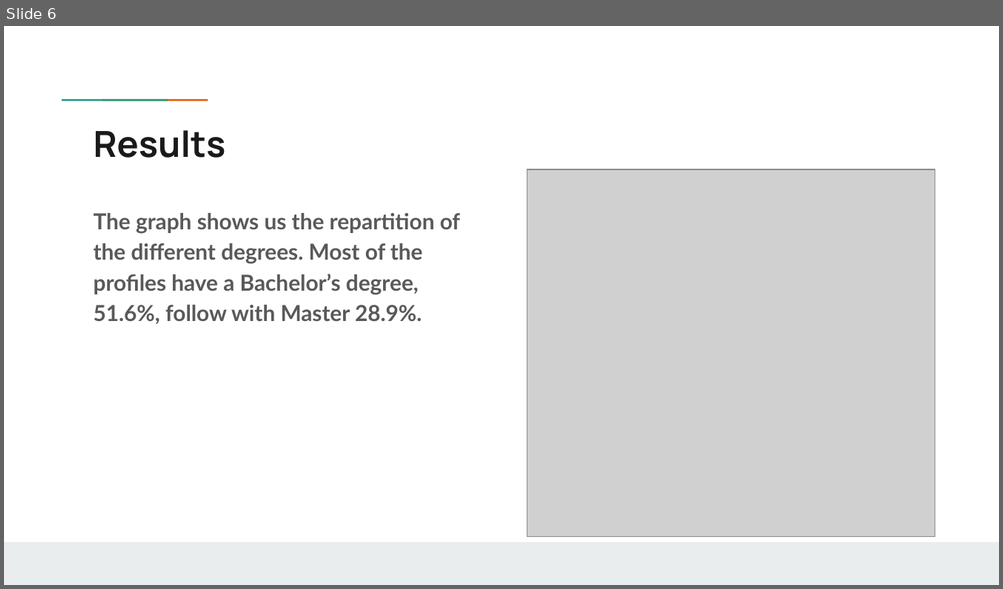
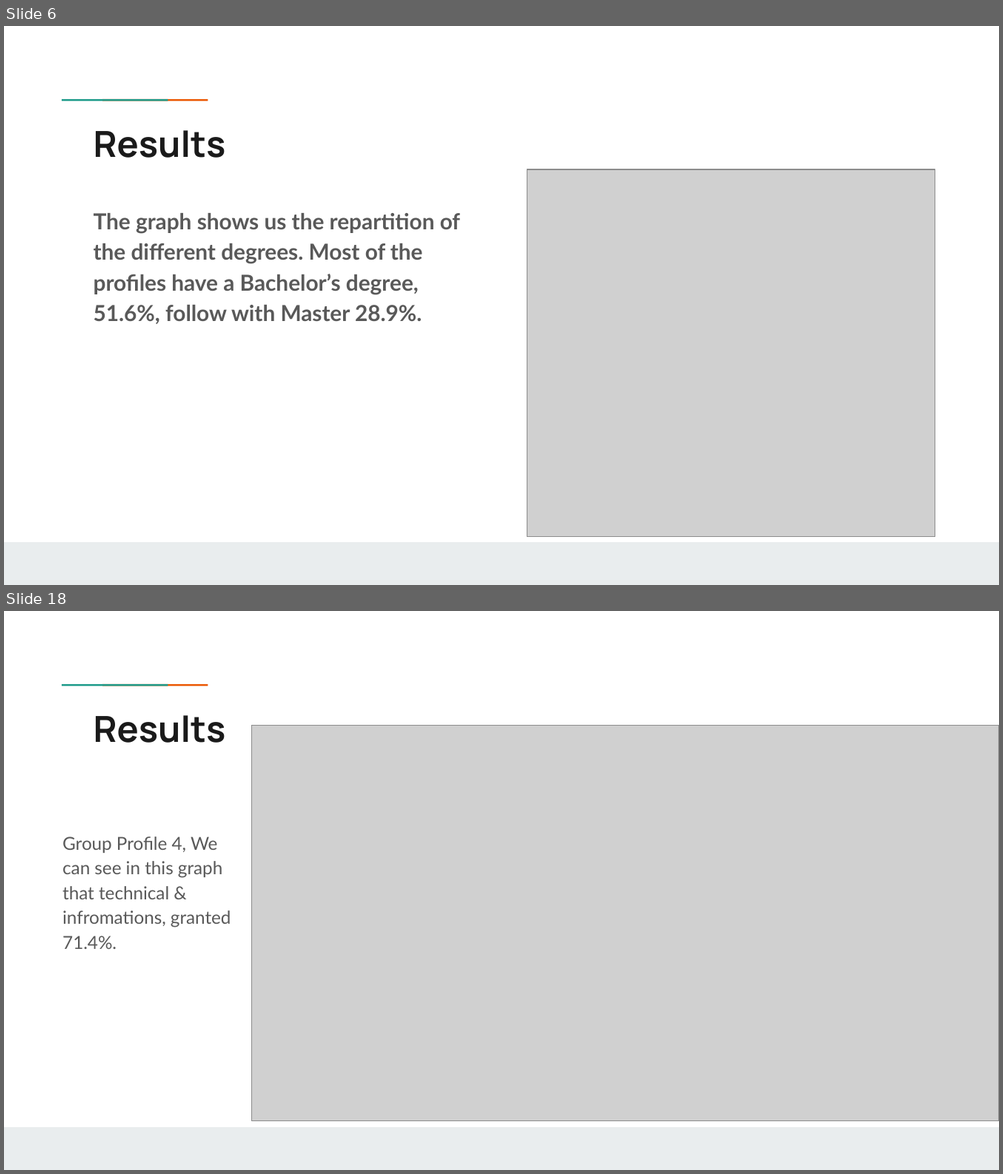
Before and after one commit to B1o0b1/Ayiti_analytics_capstone_project, a slide deck: Capstone_Project_Jean_Franco_Chosson.pptx. Shown one above the other, each under a label of ours: slide 6 before the commit, slides 6 and 18 after it; the slides between them are not shown. The pictures are 1003x589 and 1003x1174 pixels, drawn with LibreOffice and Linux fonts; fonts in the diff are those of the drawing; grey boxes stand for pictures; background and template pictures are left out. Boxes give left, top, right and bottom in pixels: in the first picture for what was removed or moved away, otherwise in the second. Text is boxed around its words. In the diff, an @@ line names an element or a change of style, - is before the commit and + after.

```diff
--- a/Capstone_Project_Jean_Franco_Chosson.pptx
+++ b/Capstone_Project_Jean_Franco_Chosson.pptx
@@ slide 18 added at <box>4,611,999,1170</box>, background #FFFFFF; not listed: 3 template elements that a slide beside it also shows @@
@@ title added at <box>94,715,226,743</box>, 26 pt, text #1A1A1A, bold @@
+Results
@@ picture added at <box>252,726,999,1121</box> @@
@@ text added at <box>62,837,231,949</box>, 13 pt, text #595959 @@
+Group Profile 4, We can see in this graph that technical & infromations, granted 71.4%.
```
Also in this commit, not shown: 10 slides changed, 13 other slides added, 9 slides removed, 1 other file.
